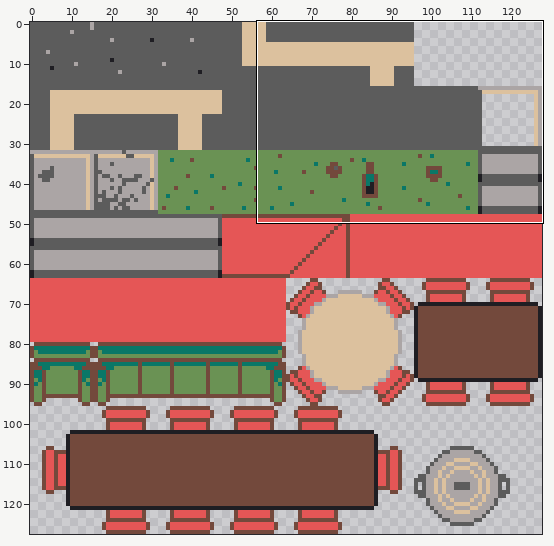
Edited in one commit: sprite sheet (Assets/Sprites/Tileset_MidnightMadness_1.png). Above, an overview of the earlier version with the close-up marked.
Close-up. Before the edit:
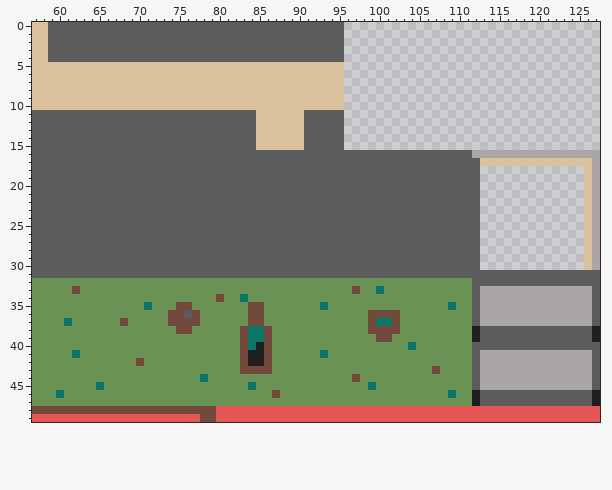
The file is 128x128 pixels. Shown: x 57..127, y 0..49.
The same view after the edit:
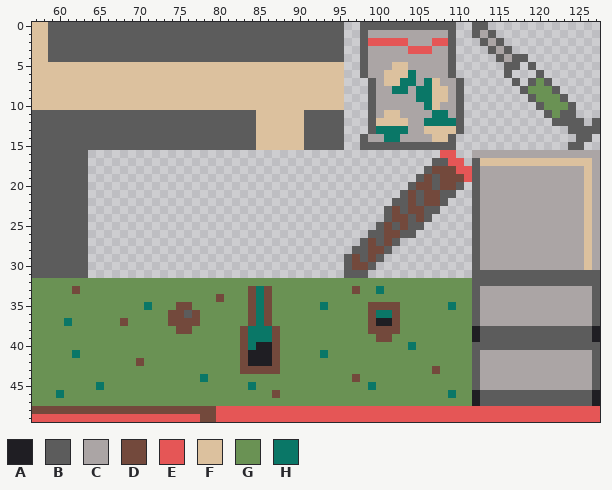
Palette (. is transparent): A #1f1e23  B #5c5c5c  C #aba5a5  D #73493c  E #e55656  F #dcc19e  G #6a9254  H #0a7767
The exact change:
Changed rows in their new state; - is an unchanged pixel.
first column x 64:
 0 ----------------------------------BBBBBBBBBBBB--BB--------------
 1 ----------------------------------BCCCCCCCCCCB--BCB-------------
 2 ----------------------------------BEEEEECCCEEB---BCB------------
 3 ----------------------------------BCCCCCEEECCB----BCB-----------
 4 ----------------------------------BCCCCCCCCCCB-----BCBB---------
 5 ----------------------------------BCCCFFCCCCCB------BB-B--------
 6 ----------------------------------BCCFFFHCCCCB------B---B-------
 7 -----------------------------------BCFFHHCHFCCB------B-BGB------
 8 -----------------------------------BCCHHCHHFFCB-------BGGGB-----
 9 -----------------------------------BCCCCCHHFFCB--------BGGGB----
10 -----------------------------------BCCCCCCHFCCB---------BGGGB---
11 -----------------------------------BCFFCCCCHHCB----------BGBB---
12 -----------------------------------BFFFFCCHHHHB-----------BBBB-B
13 -----------------------------------BHHHHCCFFFFB-------------BBBB
14 ----------------------------------BCCHHCCCCFFB---------------BB-
15 ----------------------------------BBBBBBBBBBBB--------------BB--
16 ............................................EE..----------------
17 ...........................................--EE.----------------
18 ..........................................-DDDEE-CCCCCCCCCCCCC--
19 .........................................-D-DDDE-CCCCCCCCCCCCC--
20 ........................................-DD-DD-.-CCCCCCCCCCCCC--
21 .......................................-D-DD--..-CCCCCCCCCCCCC--
22 ......................................--D-DD-...-CCCCCCCCCCCCC--
23 .....................................-D-DD--....-CCCCCCCCCCCCC--
24 .....................................-DD-D-.....-CCCCCCCCCCCCC--
25 ....................................-D-D--......-CCCCCCCCCCCCC--
26 ...................................--DD--.......-CCCCCCCCCCCCC--
27 ..................................-D-D-.........-CCCCCCCCCCCCC--
28 .................................--DD-..........-CCCCCCCCCCCCC--
29 ................................-D-D-...........-CCCCCCCCCCCCC--
30 ................................-DD-............-CCCCCCCCCCCCC--
31 ................................---.............----------------
33 --------------------DHD-----------------------------------------
34 -------------------GDHD-----------------------------------------
35 ---------------------HD------------DDDD-------------------------
36 ---------------------HD-------------HH--------------------------
37 ---------------------HD-------------AA--------------------------
38 ----------------------HD----------------------------------------
39 ----------------------HD----------------------------------------
40 ----------------------AD----------------------------------------
41 ----------------------AD----------------------------------------
42 ----------------------AD----------------------------------------
43 -----------------------D----------------------------------------
Pixel boxes of the changes (left, top, right, bottom) in both close-ups:
changed: (88, 22, 600, 374)
